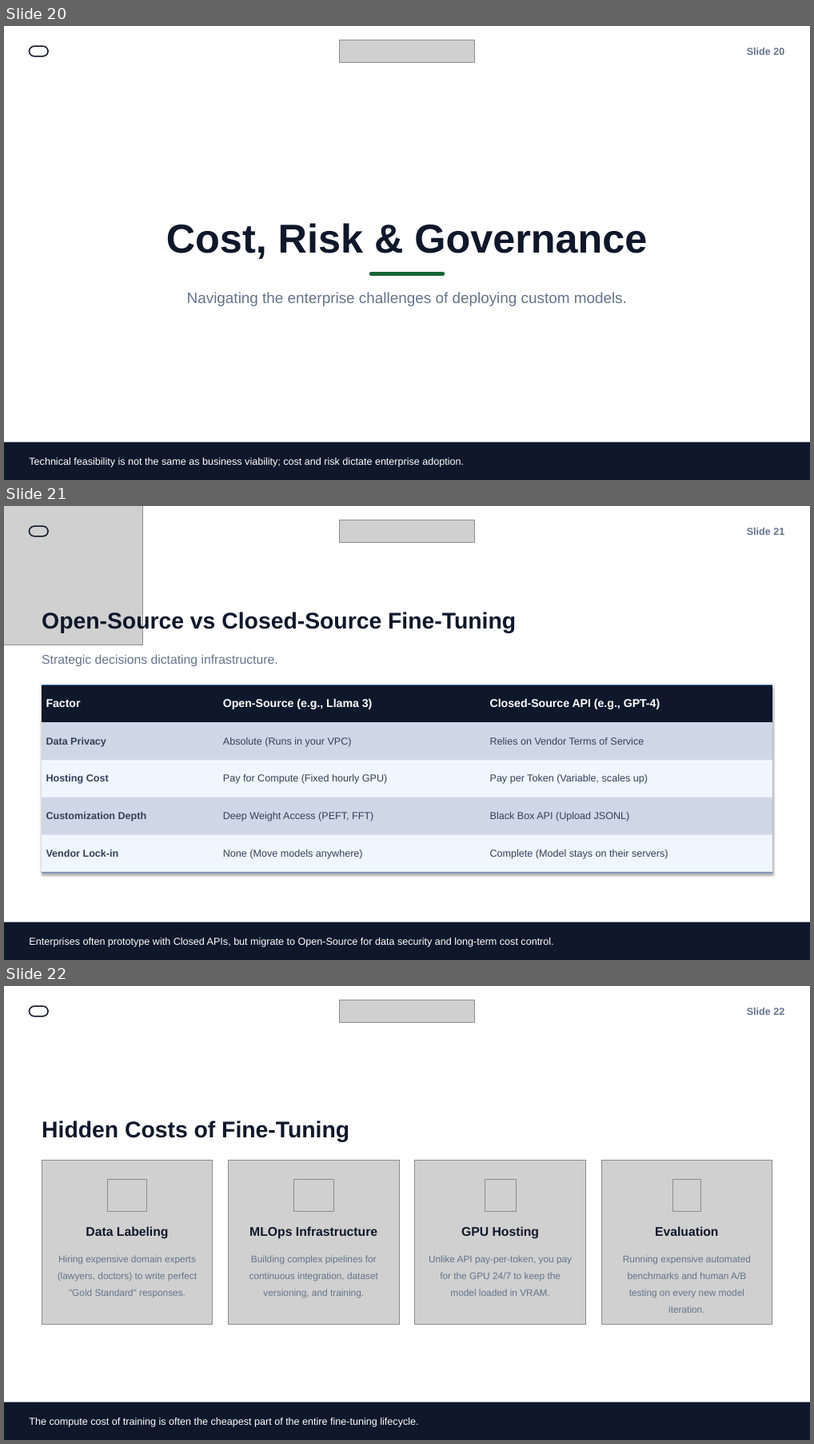
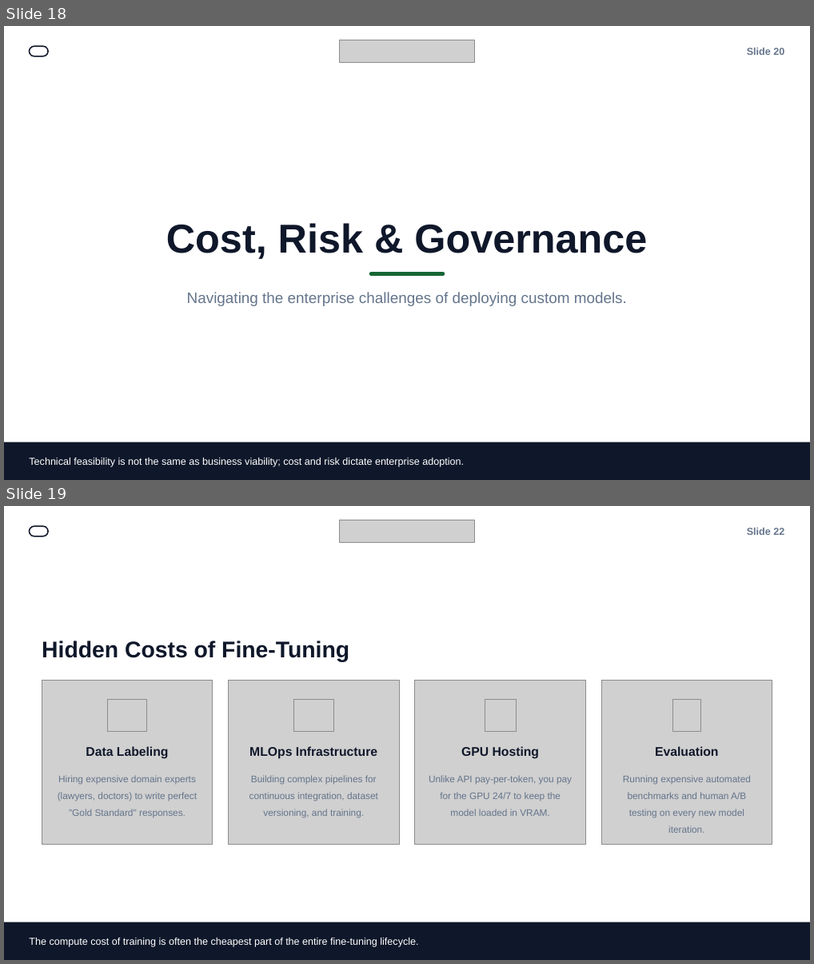
Before and after one commit to usshaa/SkillZRevozGenAI, a slide deck: Week_07/Lecture 13 - LLM Fine-Tuning from an Industry Perspective.pptx. Shown one above the other, each under a label of ours: slides 20, 21 and 22 before the commit, slides 18 and 19 after it. The pictures are 814x1444 and 814x964 pixels, drawn with LibreOffice and Linux fonts; fonts in the diff are those of the drawing; grey boxes stand for pictures. Boxes give left, top, right and bottom in pixels: in the first picture for what was removed or moved away, otherwise in the second. Text is boxed around its words. In the diff, an @@ line names an element or a change of style, - is before the commit and + after.

```diff
--- a/Week_07/Lecture 13 - LLM Fine-Tuning from an Industry Perspective.pptx
+++ b/Week_07/Lecture 13 - LLM Fine-Tuning from an Industry Perspective.pptx
@@ slide 21 removed at [4,506,810,960], background #FFFFFF @@
@@ picture removed at [4,506,142,644] @@
@@ rounded rectangle removed at [30,526,48,536] @@
@@ picture removed at [340,520,474,542] @@
@@ text removed at [747,528,785,535] @@
-Slide 21
@@ text removed at [42,611,516,633] @@
-Open-Source vs Closed-Source Fine-Tuning
@@ text removed at [42,654,278,666] @@
-Strategic decisions dictating infrastructure.
@@ rounded rectangle removed at [42,685,772,872] @@
@@ table removed at [42,685,772,884], 5 rows, 3 columns @@
-Factor | Open-Source (e.g., Llama 3) | Closed-Source API (e.g., GPT-4)
-Data Privacy | Absolute (Runs in your VPC) | Relies on Vendor Terms of Service
-Hosting Cost | Pay for Compute (Fixed hourly GPU) | Pay per Token (Variable, scales up)
-Customization Depth | Deep Weight Access (PEFT, FFT) | Black Box API (Upload JSONL)
-Vendor Lock-in | None (Move models anywhere) | Complete (Model stays on their servers)
@@ rectangle removed at [42,760,218,760] @@
@@ rectangle removed at [218,760,486,760] @@
@@ rectangle removed at [486,760,773,760] @@
@@ rectangle removed at [42,797,218,797] @@
@@ rectangle removed at [218,797,486,797] @@
@@ rectangle removed at [486,797,773,797] @@
@@ rectangle removed at [42,834,218,835] @@
@@ rectangle removed at [218,834,486,835] @@
@@ rectangle removed at [486,834,773,835] @@
@@ rectangle removed at [42,872,218,872] @@
@@ rectangle removed at [218,872,486,872] @@
@@ rectangle removed at [486,872,773,872] @@
@@ rectangle removed at [4,922,810,960] @@
@@ text removed at [29,937,554,947] @@
-Enterprises often prototype with Closed APIs, but migrate to Open-Source for data security and long-term cost control.
@@ what was slide 20 is now slide 18 @@
@@ what was slide 22 is now slide 19 @@
```
Also in this commit, not shown: 2 slides changed, 2 other slides removed.
